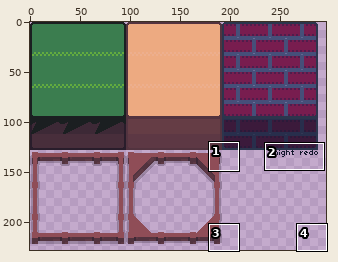
Two states of a sprite sheet, Assets/Sprites/Tileset.png. Above, an overview of the earlier version with the close-up marked.
Close-up. Before:
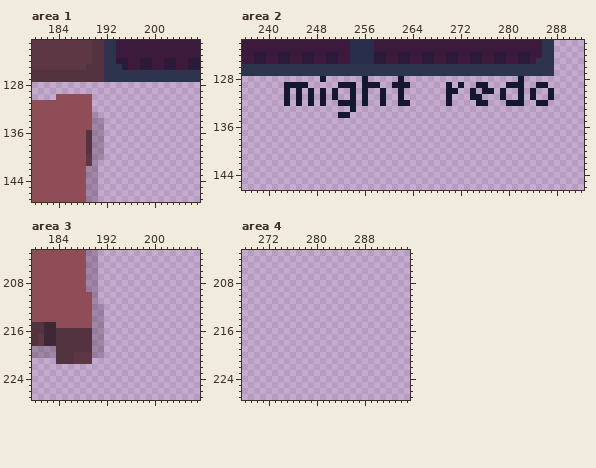
The file is 384x256 pixels. Colours within 5 levels of each other are drawn and written as one. Shown: area 1: x 180..207, y 121..147; area 2: x 236..292, y 122..146; area 3: x 180..207, y 203..227; area 4: x 268..295, y 203..227. The wide view leaves out empty margins.
After the commit:
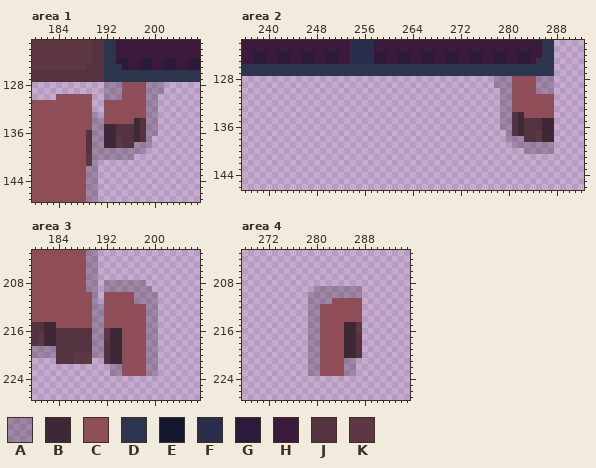
Palette (. is transparent): A #291d2b40  B #3d2936  C #8f4d57  D #2c354d  E #14182e  F #282e4c  G #2b1a3a  H #3b1a3b  J #52333f  K #5d3844
Diff:
Changed rows in their new state; - is an unchanged pixel.
Area 1:
first column x 192:
128 AAACCCCAAA
129 AAACCCCAAA
130 AAACCCCAA-
131 CCCCCCCAA-
132 CCCCCCCAA-
133 CCCCCCCAA-
134 CCCCCBJAA-
135 BBJJJBJAA-
136 BBJJJBJAA-
137 BBKJJBJA--
138 BBKJJAAA--
139 AAAAAAA---
140 AAAAA-----
Area 2:
first column x 243:
128 ------.------.-----.---------------AAACCCCAAA
129 ....-----...-...--...------.-.--..-AAACCCCAAA
130 .-.-.-.-.--.-.--.--.-------..--.-..-AACCCCAAA
131 .-.-.-.-.--.-.--.--.-------.---..---AACCCCCCC
132 .-.-.-.--...-.--.--..------.----..--AACCCCCCC
133 -----------.------------------------AACCCCCCC
134 ---------..-------------------------AAJBCCCCC
135 ------------------------------------AAJBJJJBB
136 ------------------------------------AAJBJJJBB
137 -------------------------------------AJBJJKBB
138 -------------------------------------AAAJJKBB
139 --------------------------------------AAAAAAA
140 ----------------------------------------AAAAA
Area 3:
first column x 192:
208 AAAAAAA--
209 AAAAAAAA-
210 CCCCCAAAA
211 CCCCCAAAA
212 CCCCCCCAA
213 CCCCCCCAA
214 CCCCCCCAA
215 CCCCCCCAA
216 KBBCCCCAA
217 KBBCCCCAA
218 JBBCCCCAA
219 JBBCCCCAA
220 JBBCCCCAA
221 JBBCCCCAA
222 -AACCCCAA
223 -AACCCCAA
Area 4:
first column x 279:
209 -AAAAAAAA
210 AAAAAAAAA
211 AAAACCCCC
212 AACCCCCCC
213 AACCCCCCC
214 AACCCCCCC
215 AACCCCBBK
216 AACCCCBBK
217 AACCCCBBJ
218 AACCCCBBJ
219 AACCCCBBJ
220 AACCCCBBJ
221 AACCCCAA-
222 AACCCCAA-
223 AACCCCAA-
Where, in picture pixels (left, top, right, bottom), the same in both close-ups:
added: (104, 82, 164, 160)
erased: (284, 76, 410, 118)
changed: (446, 76, 554, 154)
added: (104, 280, 158, 376)
added: (308, 286, 362, 376)
